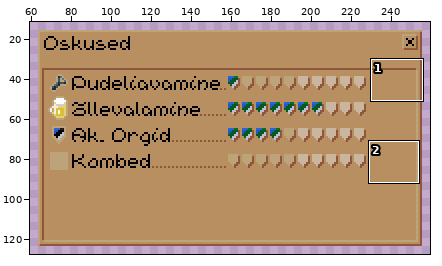
Pixel-art file: art/skills.aseprite. Above: a wide view before the commit, with the close-up outlined.
Close-up. Before:
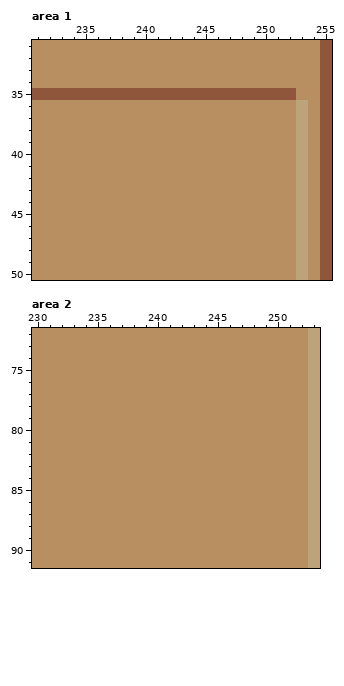
320x200 pixels, 1 frame. Shown: area 1: x 231..255, y 31..50; area 2: x 230..253, y 72..91. The wide view leaves out empty margins. The commit also changed other parts of the picture, which this record leaves out.
And afterwards:
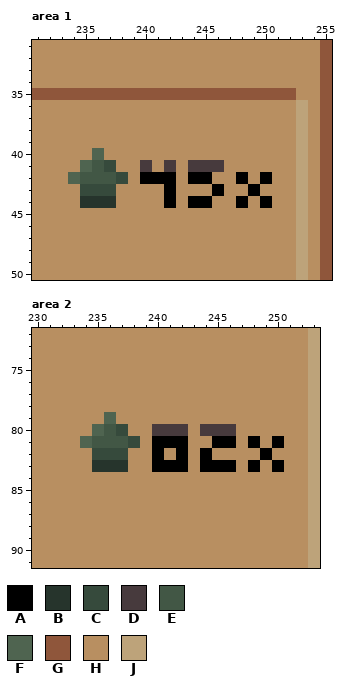
Palette (. is transparent): A #000000  B #26342c  C #364a3c  D #473a3d  E #425745  F #4f6450  G #8f563b  H #b88f61  J #bda37a
The edit:
layer "Skills/progress2" added
--- area 1, layer "Skills/progress2"
@@ x 231..255 @@
 39 HHHHHHHHHHHHHHHHHHHHHHJHG
-40 HHHHHHHHHHHHHHHHHHHHHHJHG
-41 HHHHHHHHHHHHHHHHHHHHHHJHG
-42 HHHHHHHHHHHHHHHHHHHHHHJHG
-43 HHHHHHHHHHHHHHHHHHHHHHJHG
-44 HHHHHHHHHHHHHHHHHHHHHHJHG
+40 HHHHHFHHHHHHHHHHHHHHHHJHG
+41 HHHHFECHHDHDHDDDHHHHHHJHG
+42 HHHFEEECHAAAHAAHHAHAHHJHG
+43 HHHHCCCHHHHAHHHAHHAHHHJHG
+44 HHHHBBBHHHHAHAAHHAHAHHJHG
 45 HHHHHHHHHHHHHHHHHHHHHHJHG
--- area 2, layer "Skills/progress2"
@@ x 230..253 @@
 78 HHHHHHHHHHHHHHHHHHHHHHHJ
-79 HHHHHHHHHHHHHHHHHHHHHHHJ
-80 HHHHHHHHHHHHHHHHHHHHHHHJ
-81 HHHHHHHHHHHHHHHHHHHHHHHJ
-82 HHHHHHHHHHHHHHHHHHHHHHHJ
-83 HHHHHHHHHHHHHHHHHHHHHHHJ
+79 HHHHHHFHHHHHHHHHHHHHHHHJ
+80 HHHHHFECHHDDDHDDDHHHHHHJ
+81 HHHHFEEECHAAAHHAAHAHAHHJ
+82 HHHHHCCCHHAHAHAHHHHAHHHJ
+83 HHHHHBBBHHAAAHAAAHAHAHHJ
 84 HHHHHHHHHHHHHHHHHHHHHHHJ
Pixel boxes of the changes (left, top, right, bottom) in both close-ups:
changed: (68, 148, 272, 208)
changed: (80, 412, 284, 472)
